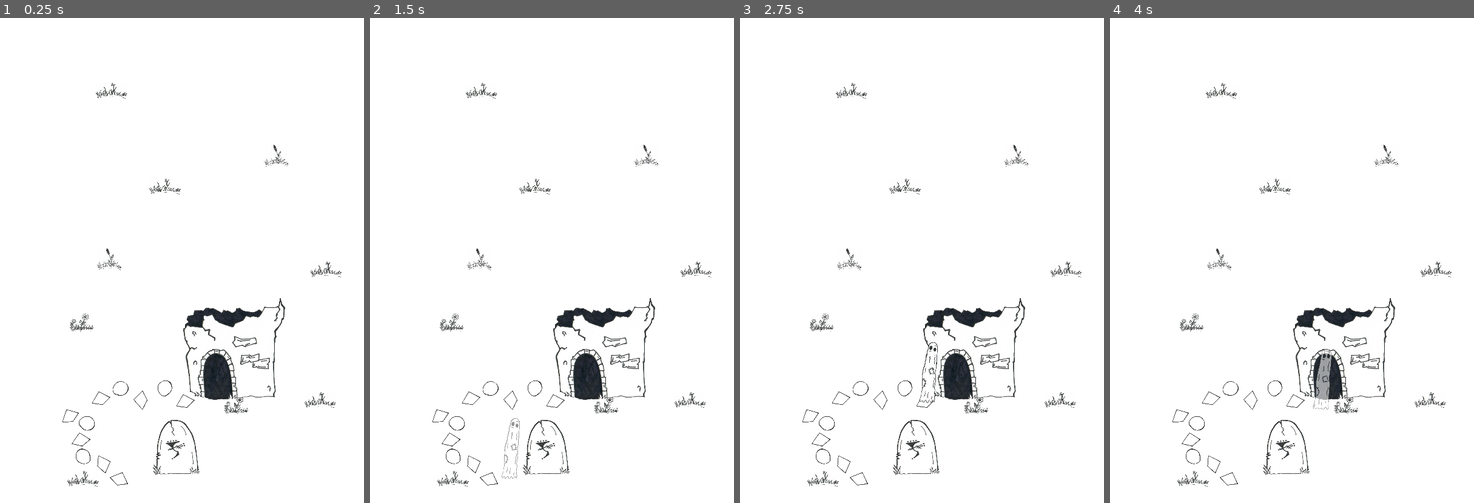
Above: before the commit, frames 1-4 (left to right).
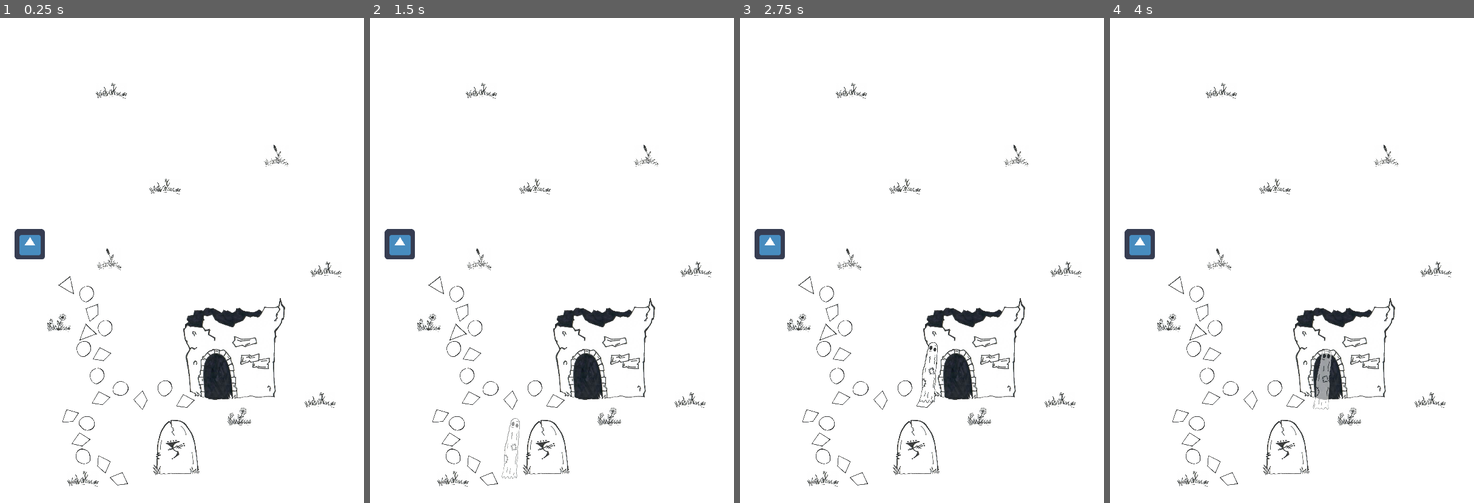
Above: after the commit, the same moments.

Repository: AntonioDell/pip-melville-website
Game: Godot game, scene res://levels/map/map.tscn
The game is run twice, just before and just after one commit, with the same random seed, the same clock (stepped at 60 frames per second) and the same inputs. The engine's default icon, where the game draws it, is replaced by a stand-in: a white triangle on a blue panel in a dark square.
Inputs (mouse positions are in pixels of both pictures, inside the frame that each line leads up to):
- Up to frame 1 (0.25 s): no input
- Up to frame 2 (1.5 s): tap Enter at 0.5 s; drag from (544, 444) to (588, 153) at 0.52 s; tap Space at 1.25 s; drag from (602, 347) to (533, 357) at 1.27 s
- Up to frame 3 (2.75 s): move the mouse to (958, 153) at 2.02 s; click (958, 153) at 2.17 s
- Up to frame 4 (4 s): drag from (1273, 357) to (1182, 187) at 2.77 s; move the mouse to (1401, 333) at 3.52 s; click (1401, 333) at 3.67 s

The runs differ from the first frame. In frame 1, 0.9% of the frame differs, in the area x 4-69%, y 43-85%; in frame 2, 0.9%; in frame 3, 0.9%; in frame 4, 0.9%.

Commit message:
feat: Add path from start to hut indicator

Diff:
--- /dev/null
+++ b/commons/background.tscn
@@ -0,0 +1,14 @@
+[gd_scene load_steps=3 format=3 uid="uid://ct183aydlkmg3"]
+
+[sub_resource type="Gradient" id="Gradient_i10y5"]
+offsets = PackedFloat32Array(1)
+colors = PackedColorArray(1, 1, 1, 1)
+
+[sub_resource type="GradientTexture2D" id="GradientTexture2D_d52ul"]
+gradient = SubResource("Gradient_i10y5")
+width = 1100
+height = 1100
+
+[node name="Background" type="Sprite2D"]
+position = Vector2(390, 506)
+texture = SubResource("GradientTexture2D_d52ul")
--- /dev/null
+++ b/levels/hut/hut.tscn
@@ -0,0 +1,7 @@
+[gd_scene load_steps=2 format=3 uid="uid://caw0juck1ltcf"]
+
+[ext_resource type="PackedScene" uid="uid://ct183aydlkmg3" path="res://commons/background.tscn" id="1_qlqt2"]
+
+[node name="Hut" type="Node2D"]
+
+[node name="Background" parent="." instance=ExtResource("1_qlqt2")]
--- a/levels/map/level_indicator.gd
+++ b/levels/map/level_indicator.gd
@@ -1,16 +1,23 @@
+@tool
 class_name LevelIndicator
 extends CharacterBody2D
 
 signal clicked(level_indicator)
 
 @export var scene_to_load: PackedScene
-@export var map_position: int
+@export var map_position: int = -1
 @export var is_click_disabled := true:
 	set(value):
 		is_click_disabled = value
 		$CollisionShape2D.disabled = is_click_disabled
 
 
+func _ready():
+	if map_position == -1:
+		var count = get_tree().get_nodes_in_group("level_indicators").size()
+		map_position = count-1
+
+
 func _on_LevelIndicator_input_event(viewport, event, shape_idx):
 	if event is InputEventMouseButton and event.pressed:
 		emit_signal("clicked", self)
--- a/levels/map/level_indicator.tscn
+++ b/levels/map/level_indicator.tscn
@@ -8,7 +8,6 @@
 [node name="LevelIndicator" type="CharacterBody2D" groups=["level_indicators"]]
 input_pickable = true
 script = ExtResource("1")
-map_position = 0
 
 [node name="CollisionShape2D" type="CollisionShape2D" parent="."]
 shape = SubResource("RectangleShape2D_tt13o")
--- a/levels/map/map.tscn
+++ b/levels/map/map.tscn
@@ -8,9 +8,12 @@
 [ext_resource type="Texture2D" uid="uid://62uwa30gwbcp" path="res://levels/map/assets/stepstone_1.png" id="5_ur3p4"]
 [ext_resource type="Texture2D" uid="uid://bf11345i3oq67" path="res://levels/map/assets/stepstone_2.png" id="6_0536s"]
 [ext_resource type="PackedScene" uid="uid://dktf2oe0yrl5n" path="res://levels/gallery/gallery.tscn" id="6_jdus0"]
+[ext_resource type="Texture2D" uid="uid://beansnpswxo2x" path="res://levels/map/assets/stepstone_3.png" id="7_a6vsk"]
 [ext_resource type="Texture2D" uid="uid://cjx2btnv47wmb" path="res://levels/map/assets/startpoint.png" id="8_d0s5k"]
 [ext_resource type="PackedScene" path="res://levels/map/map_path.tscn" id="8_w4pyx"]
 [ext_resource type="Texture2D" uid="uid://btdralk60uwpp" path="res://levels/map/assets/tower_ruin.png" id="10_jekvk"]
+[ext_resource type="Texture2D" uid="uid://7015tnpv5ruu" path="res://icon.png" id="11_sb22l"]
+[ext_resource type="PackedScene" uid="uid://caw0juck1ltcf" path="res://levels/hut/hut.tscn" id="12_p4hq8"]
 [ext_resource type="PackedScene" uid="uid://djglpo6hptdnj" path="res://levels/map/player.tscn" id="12_vcpce"]
 
 [sub_resource type="Gradient" id="1"]
@@ -34,6 +37,12 @@
 }
 point_count = 3
 
+[sub_resource type="Curve2D" id="Curve2D_80lr6"]
+_data = {
+"points": PackedVector2Array(68.1492, -7.88178, -68.1492, 7.88178, 298, 973, -23.8089, 95.7637, 23.8089, -95.7637, 170, 837, 123.835, 94.4353, -123.835, -94.4353, 124, 537)
+}
+point_count = 3
+
 [node name="Map" type="Node2D"]
 script = ExtResource("1_8rb8i")
 
@@ -42,13 +51,13 @@
 texture = SubResource("GradientTexture2D_75lp4")
 
 [node name="Meadow1" type="Sprite2D" parent="Background"]
-position = Vector2(114, 306)
+position = Vector2(121, 330)
 scale = Vector2(0.2, 0.2)
 skew = 0.00276566
 texture = ExtResource("2_osnsj")
 
 [node name="Meadow5" type="Sprite2D" parent="Background"]
-position = Vector2(-212, 131)
+position = Vector2(-260, 132)
 scale = Vector2(0.2, 0.2)
 skew = 0.00276566
 texture = ExtResource("2_osnsj")
@@ -144,6 +153,18 @@
 scale = Vector2(0.164706, 0.164706)
 texture = ExtResource("5_ur3p4")
 
+[node name="Stepstone17" type="Sprite2D" parent="Stepstones"]
+position = Vector2(213, 711)
+rotation = -0.676373
+scale = Vector2(0.164706, 0.164706)
+texture = ExtResource("5_ur3p4")
+
+[node name="Stepstone18" type="Sprite2D" parent="Stepstones"]
+position = Vector2(194, 622)
+rotation = -1.50158
+scale = Vector2(0.164706, 0.164706)
+texture = ExtResource("5_ur3p4")
+
 [node name="Stepstone11" type="Sprite2D" parent="Stepstones"]
 position = Vector2(211, 804)
 rotation = -0.676373
@@ -156,11 +177,47 @@
 scale = Vector2(0.165, 0.165)
 texture = ExtResource("6_0536s")
 
+[node name="Stepstone12" type="Sprite2D" parent="Stepstones"]
+position = Vector2(205, 756)
+rotation = -0.126811
+scale = Vector2(0.165, 0.165)
+texture = ExtResource("6_0536s")
+
+[node name="Stepstone14" type="Sprite2D" parent="Stepstones"]
+position = Vector2(177, 699)
+rotation = -0.126811
+scale = Vector2(0.165, 0.165)
+texture = ExtResource("6_0536s")
+
+[node name="Stepstone15" type="Sprite2D" parent="Stepstones"]
+position = Vector2(222, 655)
+rotation = -0.126811
+scale = Vector2(0.165, 0.165)
+texture = ExtResource("6_0536s")
+
+[node name="Stepstone16" type="Sprite2D" parent="Stepstones"]
+position = Vector2(183, 583)
+rotation = -0.126811
+scale = Vector2(0.165, 0.165)
+texture = ExtResource("6_0536s")
+
+[node name="Stepstone6" type="Sprite2D" parent="Stepstones"]
+position = Vector2(140, 564)
+scale = Vector2(0.12, 0.12)
+texture = ExtResource("7_a6vsk")
+
+[node name="Stepstone19" type="Sprite2D" parent="Stepstones"]
+position = Vector2(184, 662)
+rotation = 1.40993
+scale = Vector2(0.12, 0.12)
+texture = ExtResource("7_a6vsk")
+
 [node name="Indicators" type="Node2D" parent="."]
 metadata/_edit_lock_ = true
 
 [node name="StartIndicator" parent="Indicators" instance=ExtResource("4_lwtcx")]
 position = Vector2(372, 981)
+map_position = 0
 
 [node name="CollisionShape2D" parent="Indicators/StartIndicator" index="0"]
 position = Vector2(0, -75.5)
@@ -182,6 +239,14 @@
 [node name="IndicatorSprite" parent="Indicators/GalleryIndicator" index="1"]
 scale = Vector2(0.5, 0.5)
 texture = ExtResource("10_jekvk")
+
+[node name="HutIndicator" parent="Indicators" instance=ExtResource("4_lwtcx")]
+position = Vector2(63, 478)
+scene_to_load = ExtResource("12_p4hq8")
+map_position = 2
+
+[node name="IndicatorSprite" parent="Indicators/HutIndicator" index="1"]
+texture = ExtResource("11_sb22l")
 
 [node name="Paths" type="Node2D" parent="."]
 metadata/_edit_lock_ = true
@@ -193,7 +258,14 @@
 is_two_way = true
 metadata/_edit_lock_ = true
 
+[node name="0 -> 2" parent="Paths" instance=ExtResource("8_w4pyx")]
+curve = SubResource("Curve2D_80lr6")
+start = NodePath("../../Indicators/StartIndicator")
+end = NodePath("../../Indicators/HutIndicator")
+is_two_way = true
+
 [node name="Player" parent="." instance=ExtResource("12_vcpce")]
 
 [editable path="Indicators/StartIndicator"]
 [editable path="Indicators/GalleryIndicator"]
+[editable path="Indicators/HutIndicator"]
Not shown: 1 places in levels/map/map.tscn that only renumber resources
